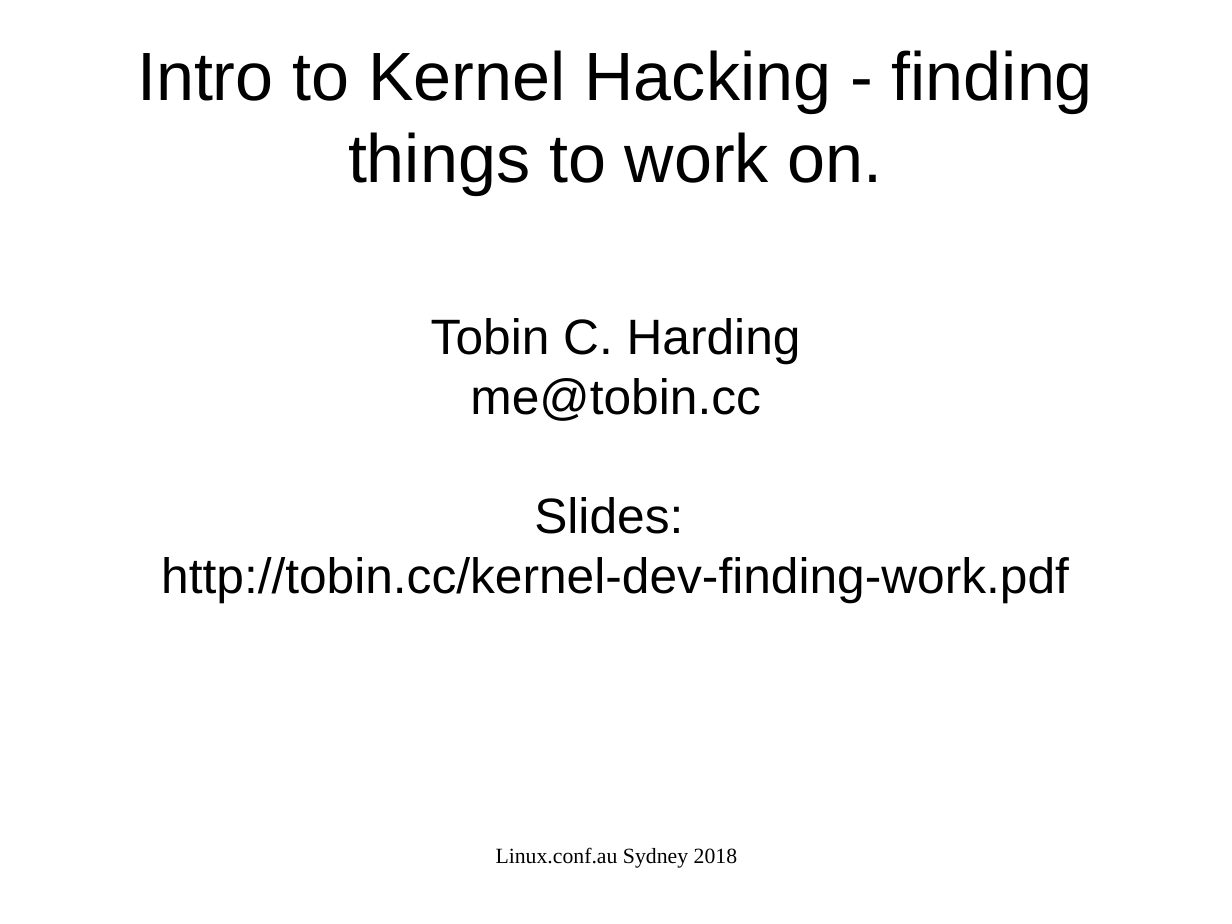
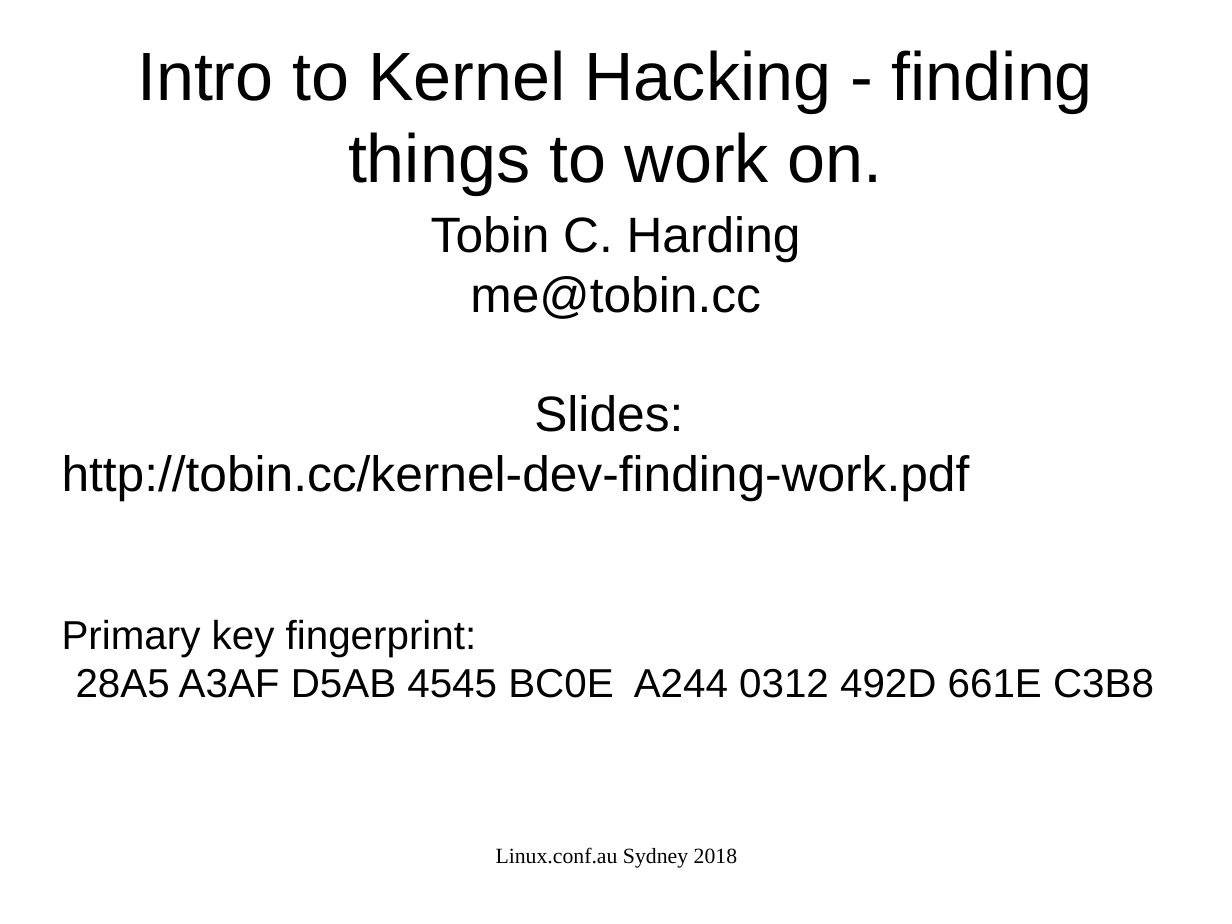
Before and after one commit to tcharding/talks, a slide deck: slide 1 of lca-2018/kernel-dev-finding-work.odp. Drawn at 1232x924 pixels with LibreOffice and Linux fonts; fonts in the diff are those of the drawing. Boxes give left, top, right and bottom in pixels: in the first picture for what was removed or moved away, otherwise in the second. Text is boxed around its words. In the diff, an @@ line names an element or a change of style, - is before the commit and + after.

Commit message:
Add gpg key to slides

```diff
--- a/lca-2018/kernel-dev-finding-work.odp
+++ b/lca-2018/kernel-dev-finding-work.odp
@@ subtitle "Tobin C. Harding" moved from (x1=161, y1=318, x2=1069, y2=602) to (x1=62, y1=216, x2=1154, y2=698) @@
@@ subtitle at (x1=62, y1=455, x2=970, y2=500): alignment centre to left @@
@@ subtitle at (x1=62, y1=619, x2=1154, y2=698): paragraphs added @@
+Primary key fingerprint:
+28A5 A3AF D5AB 4545 BC0E A244 0312 492D 661E C3B8
```
Also in this commit, not shown: 2 other files.
